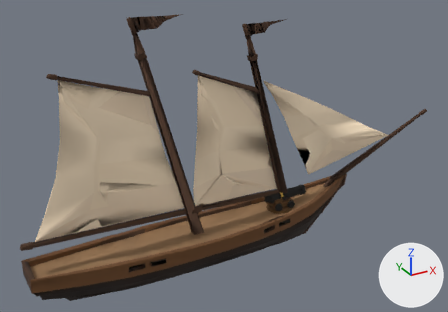
An edit to the glTF model public/models/schooner.glb, drawn before and after from the same camera.
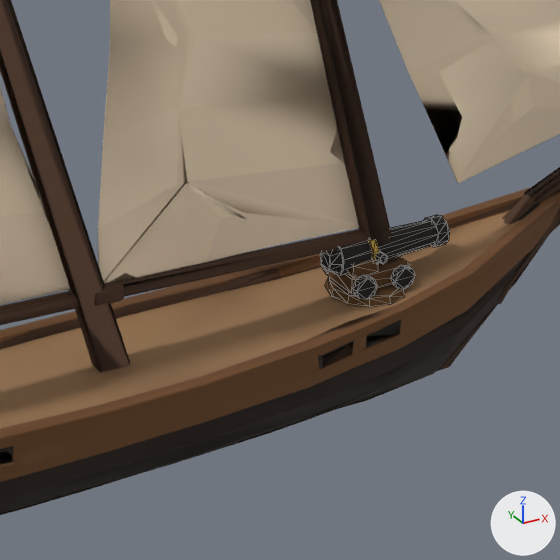
Old and new are each drawn whole from a camera (50 mm lens) standing at (-0.707, -1.461, 1.011) and looking at (0.11, 0.024, 0.269) and again close up on the part from 36% to 76% of the width and 37% to 94% of the height. Arrows for +X, +Y and +Z are at lower right; the lights stay in place. The first two pictures are the older version. The close-ups show mesh edges as thin lines. Where no turn or scale is listed for an object, it has been applied to the vertices.

Objects in the first close-up: 'cannon_barrel', 'cannon_carriage', 'geometry_0', 'gun_turntable'.
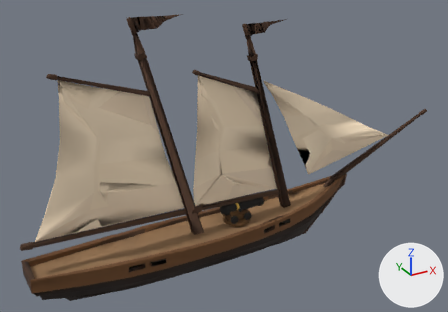
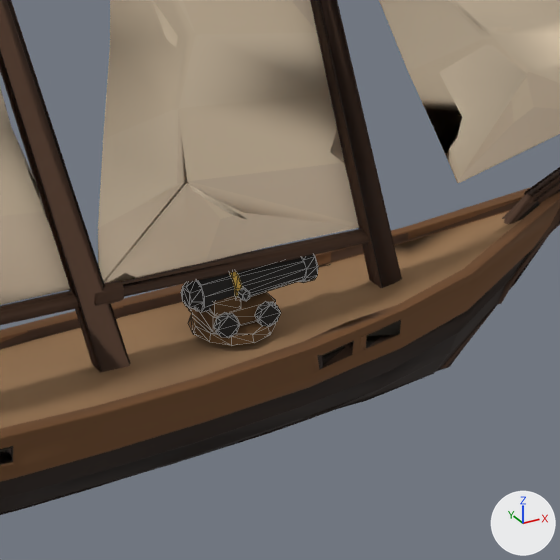
The change in detail:
Object 'cannon_barrel' (ob_cannon_barrel) moves from (0.3, 0.0, 0.066) to (0.14, 0.0, 0.066).
Object 'cannon_carriage' (ob_cannon_carriage) moves from (0.3, 0.0, 0.066) to (0.14, 0.0, 0.066).
Object 'gun_turntable' (ob_gun_turntable) moves from (0.0, 0.0, 0.0) to (-0.16, 0.0, 0.0).

Pixel boxes [x1, y1, x2, y2] of what changed, in the close-ups (560 x 560 px):
'cannon_barrel', moved
    before: [320, 215, 450, 275]
    after: [181, 255, 318, 312]
'cannon_carriage', moved
    before: [321, 256, 415, 300]
    after: [188, 292, 280, 338]
'gun_turntable', moved
    before: [325, 277, 407, 307]
    after: [188, 314, 276, 346]
